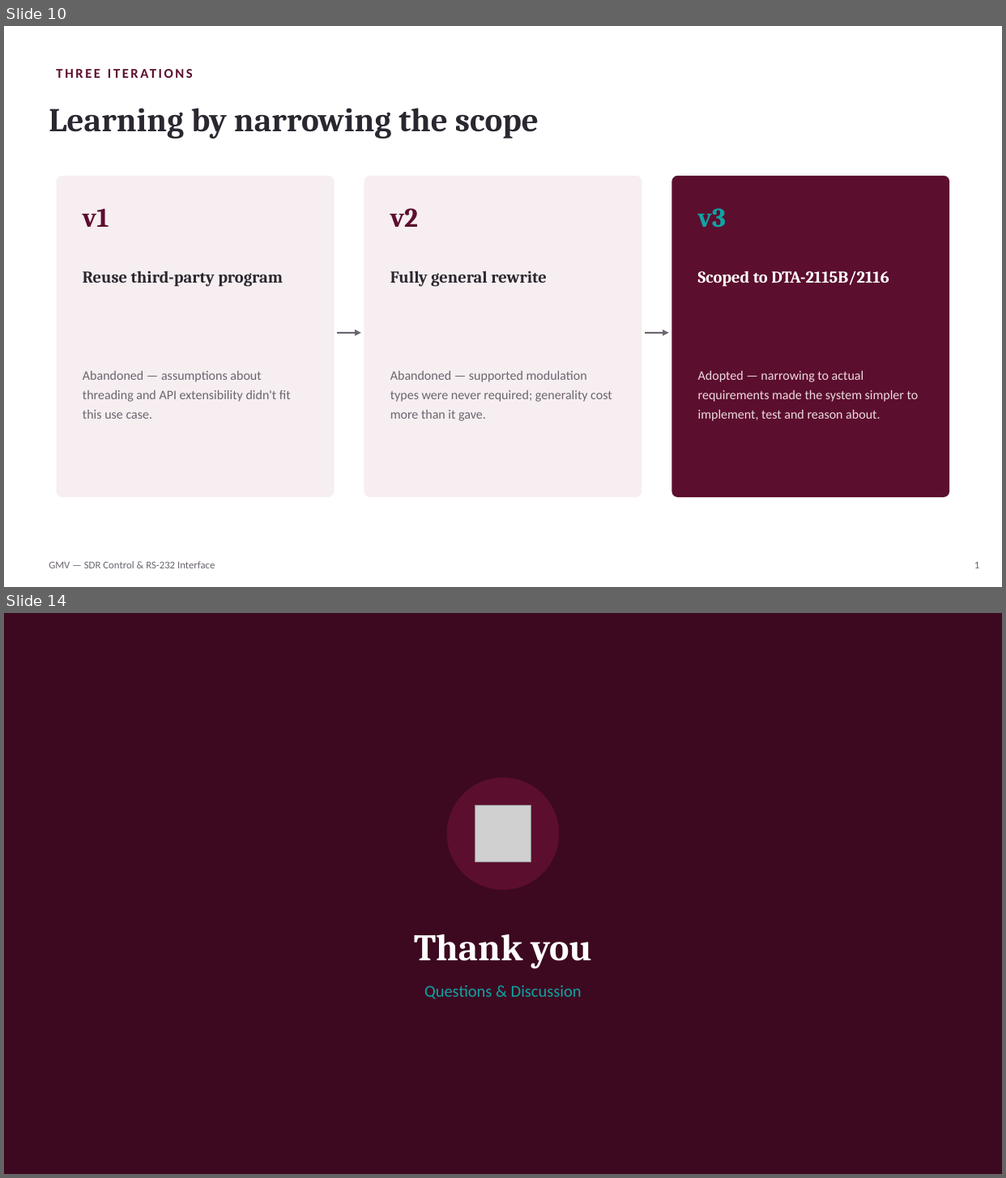
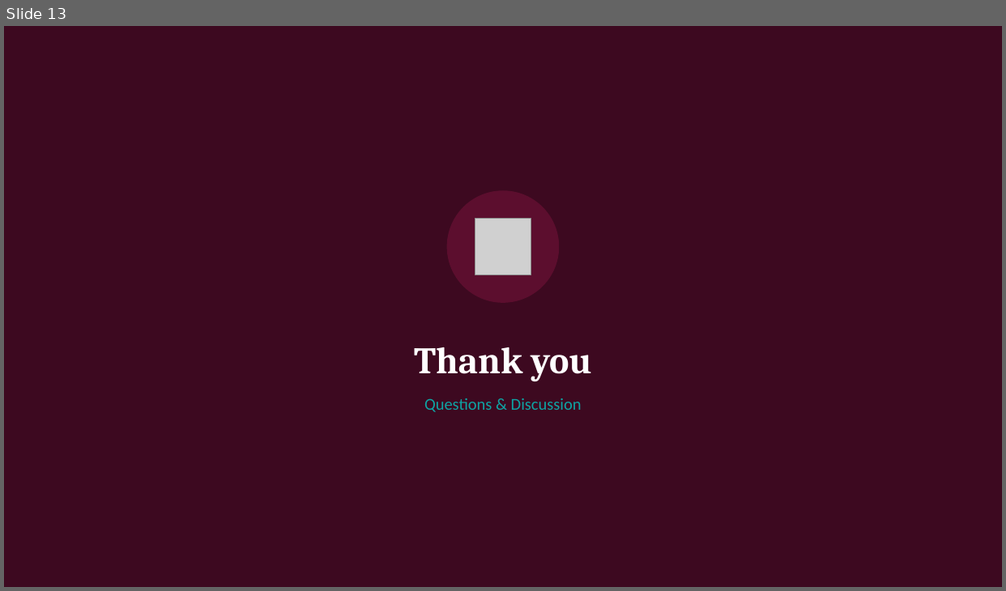
Before and after one commit to KingPixelKP/APDC-Report, a slide deck: Internship_Defense.pptx. Shown one above the other, each under a label of ours: slides 10 and 14 before the commit, slide 13 after it; the slides between them are not shown. The pictures are 1006x1178 and 1006x591 pixels, drawn with LibreOffice and Linux fonts; fonts in the diff are those of the drawing; grey boxes stand for pictures. Boxes give left, top, right and bottom in pixels: in the first picture for what was removed or moved away, otherwise in the second. Text is boxed around its words. In the diff, an @@ line names an element or a change of style, - is before the commit and + after.

```diff
--- a/Internship_Defense.pptx
+++ b/Internship_Defense.pptx
@@ slide 10 removed at (4, 26, 1002, 587), background #FFFFFF @@
@@ text removed at (49, 60, 798, 86) @@
-THREE ITERATIONS
@@ text removed at (49, 108, 539, 139) @@
-Learning by narrowing the scope
@@ rounded rectangle removed at (57, 176, 334, 497) @@
@@ rounded rectangle removed at (364, 176, 641, 497) @@
@@ rounded rectangle removed at (671, 176, 949, 497) @@
@@ text removed at (83, 208, 109, 227) @@
-v1
@@ text removed at (390, 208, 418, 227) @@
-v2
@@ text removed at (698, 208, 726, 227) @@
-v3
@@ text removed at (83, 271, 283, 287) @@
-Reuse third-party program
@@ text removed at (390, 271, 547, 287) @@
-Fully general rewrite
@@ text removed at (698, 271, 889, 287) @@
-Scoped to DTA-2115B/2116
@@ arrow removed from (337, 333) to (361, 333) @@
@@ arrow removed from (645, 333) to (669, 333) @@
@@ text removed at (83, 371, 291, 419) @@
-Abandoned — assumptions about threading and API extensibility didn't fit this use case.
@@ text removed at (390, 371, 612, 421) @@
-Abandoned — supported modulation types were never required; generality cost more than it gave.
@@ text removed at (698, 371, 918, 421) @@
-Adopted — narrowing to actual requirements made the system simpler to implement, test and reason about.
@@ text removed at (49, 561, 215, 569) @@
-GMV — SDR Control & RS-232 Interface
@@ text removed at (974, 562, 979, 569) @@
-1
@@ what was slide 14 is now slide 13 @@
```
Also in this commit, not shown: 11 slides changed, 3 other files.
